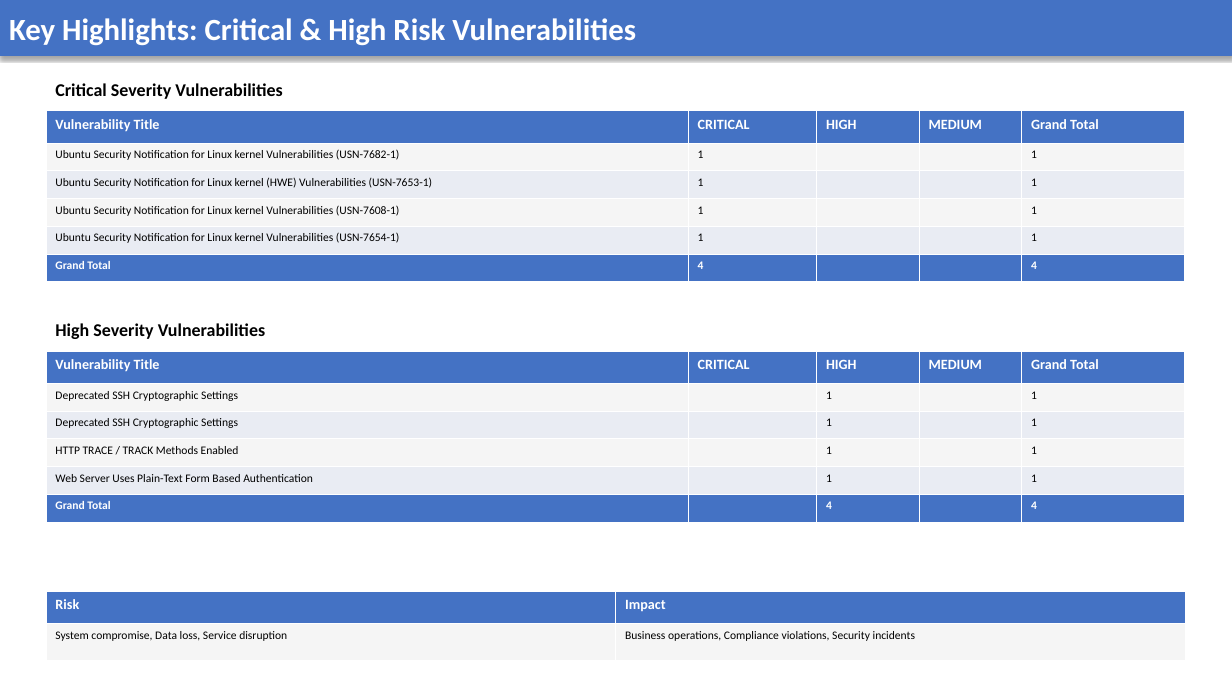
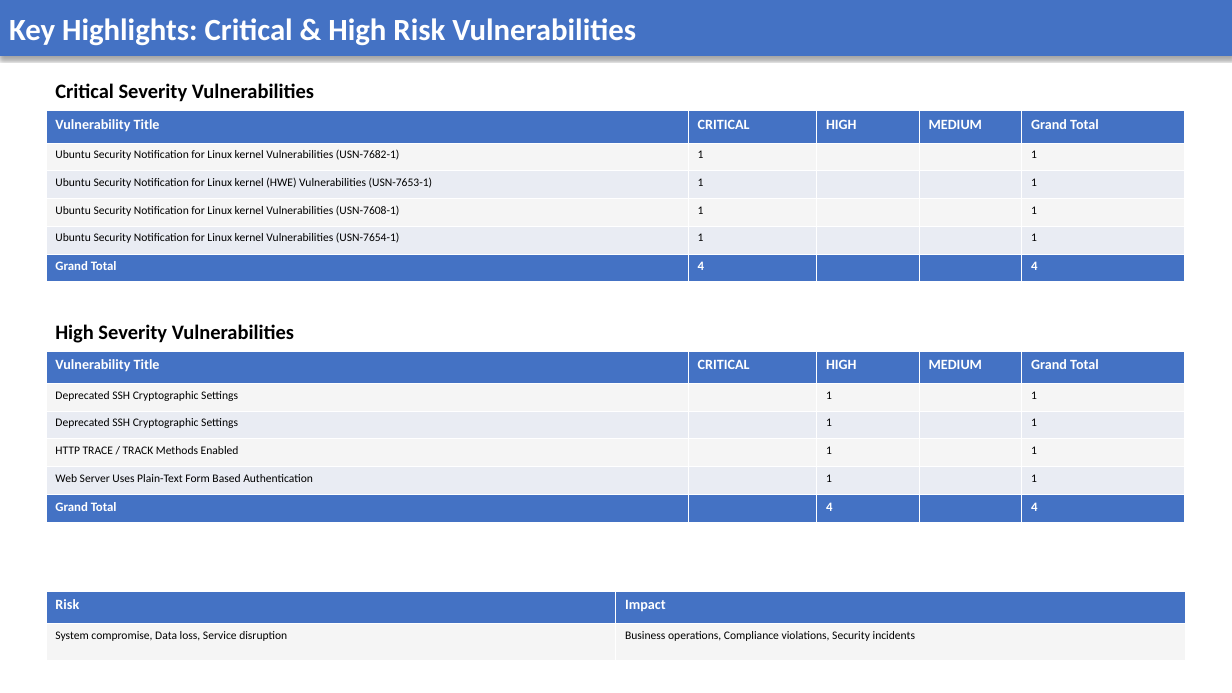
Before and after one commit to AnekantEmployee/vms_automation, a slide deck: slide 3 of vms_ppt/Test Report 1.pptx. Drawn at 1232x693 pixels with LibreOffice and Linux fonts; fonts in the diff are those of the drawing. Boxes give left, top, right and bottom in pixels: in the first picture for what was removed or moved away, otherwise in the second. Text is boxed around its words. In the diff, an @@ line names an element or a change of style, - is before the commit and + after.

```diff
--- a/vms_ppt/Test Report 1.pptx
+++ b/vms_ppt/Test Report 1.pptx
@@ text "Critical Severity Vulnerabilities" at [55, 83, 314, 102]: size 14 to 16 pt @@
@@ table at [46, 111, 1185, 282] @@
@@ size 9 to 10 pt in "Grand Total", "4", "4" @@
@@ text "High Severity Vulnerabilities" at [55, 324, 294, 343]: size 14 to 16 pt @@
@@ table at [46, 351, 1185, 522] @@
@@ size 9 to 10 pt in "Grand Total", "4", "4" @@
```
Also in this commit, not shown: 6 other slides changed, 11 other files.
